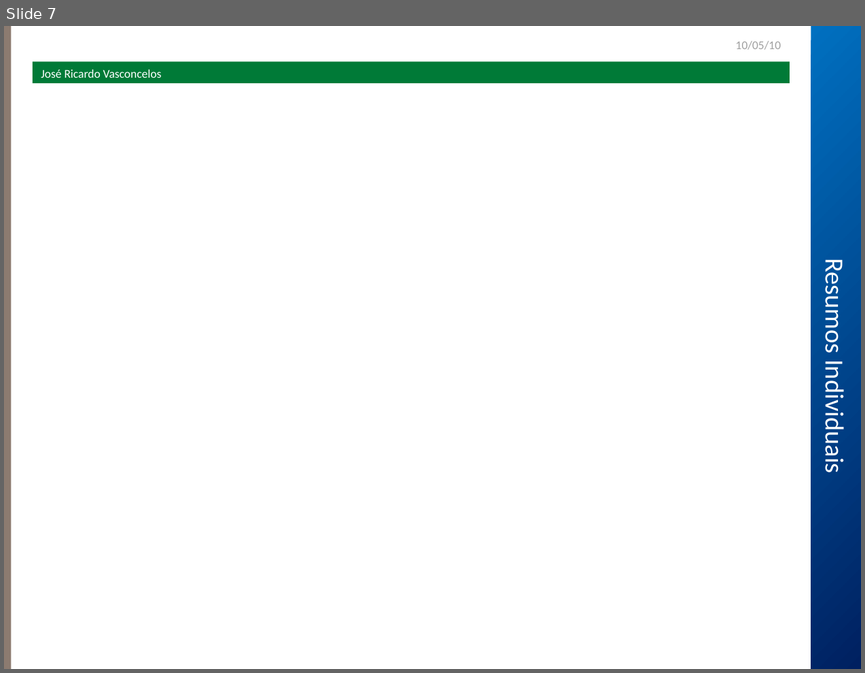
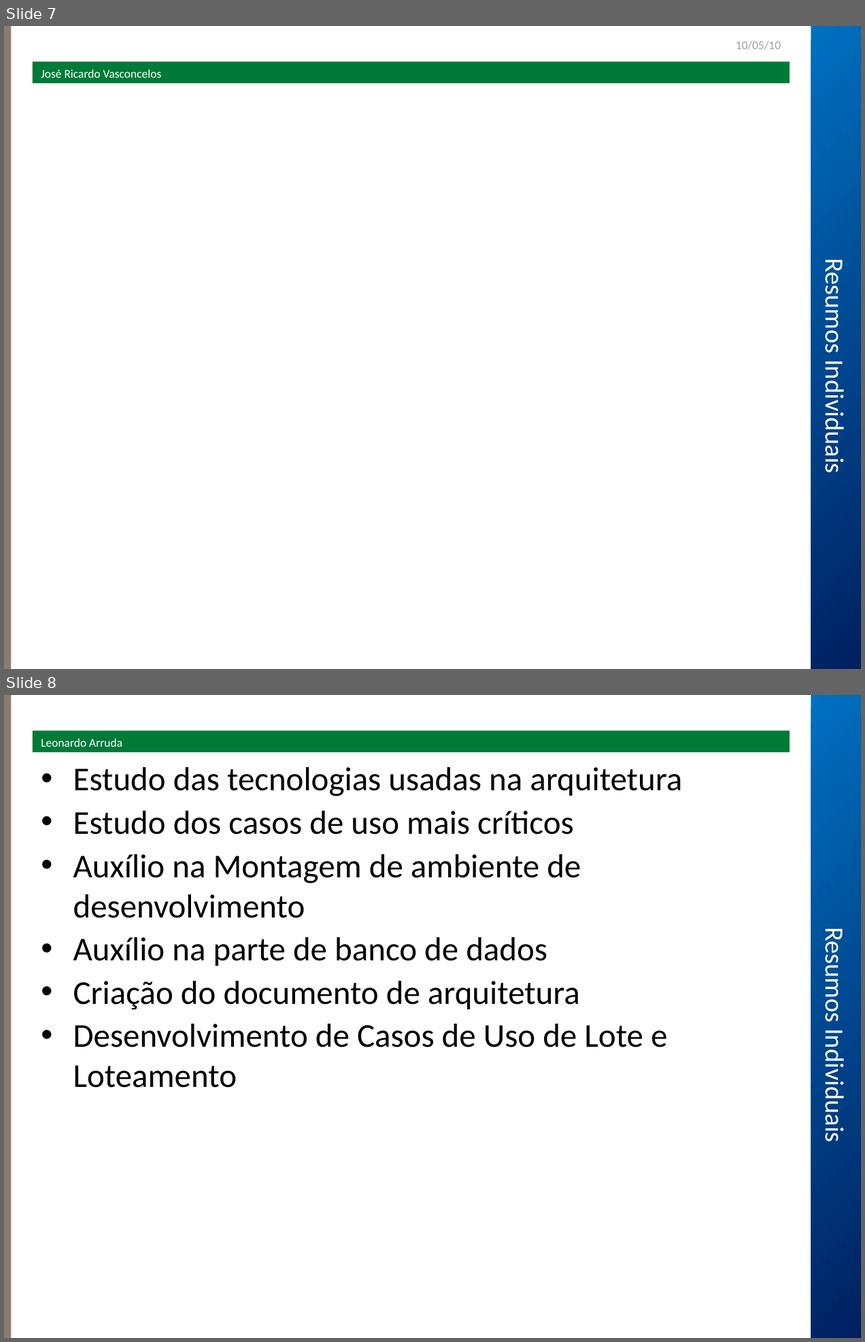
Before and after one commit to robsonmrsp/tcc-fbv-poscomp5-fabrica2, a slide deck: sisa/Seminário/Apresentação.ppt. Shown one above the other, each under a label of ours: slide 7 before the commit, slides 7 and 8 after it. The pictures are 865x673 and 865x1342 pixels, drawn with LibreOffice and Linux fonts; fonts in the diff are those of the drawing; background and template pictures are left out. Boxes give left, top, right and bottom in pixels: in the first picture for what was removed or moved away, otherwise in the second. Text is boxed around its words. In the diff, an @@ line names an element or a change of style, - is before the commit and + after.

Commit message:
commitando a minha parte Leonardo Arruda

```diff
--- a/sisa/Seminário/Apresentação.ppt
+++ b/sisa/Seminário/Apresentação.ppt
@@ slide 8 added at (x1=4, y1=695, x2=861, y2=1338), background #FFFFFF; not listed: 2 template elements that a slide beside it also shows @@
@@ rectangle added at (x1=33, y1=731, x2=789, y2=752), fill #007A37, 10 pt, text #FFFFFF @@
+Leonardo Arruda
@@ text added at (x1=73, y1=767, x2=682, y2=1087), 28 pt, text #000000 @@
+• Estudo das tecnologias usadas na arquitetura
+• Estudo dos casos de uso mais críticos
+• Auxílio na Montagem de ambiente de desenvolvimento
+• Auxílio na parte de banco de dados
+• Criação do documento de arquitetura
+• Desenvolvimento de Casos de Uso de Lote e Loteamento
@@ text added at (x1=818, y1=936, x2=850, y2=1139), 22 pt, text #FFFFFF @@
+Resumos Individuais
```
Also in this commit, not shown: 1 other slide added, 1 slide removed.
